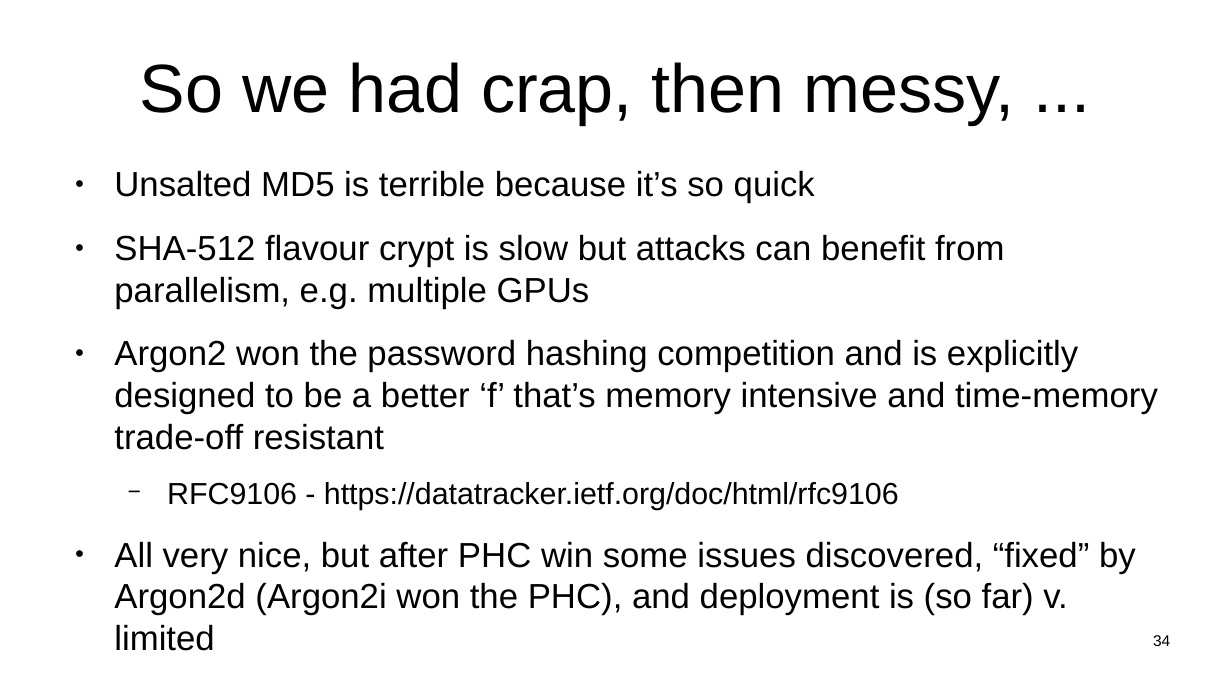
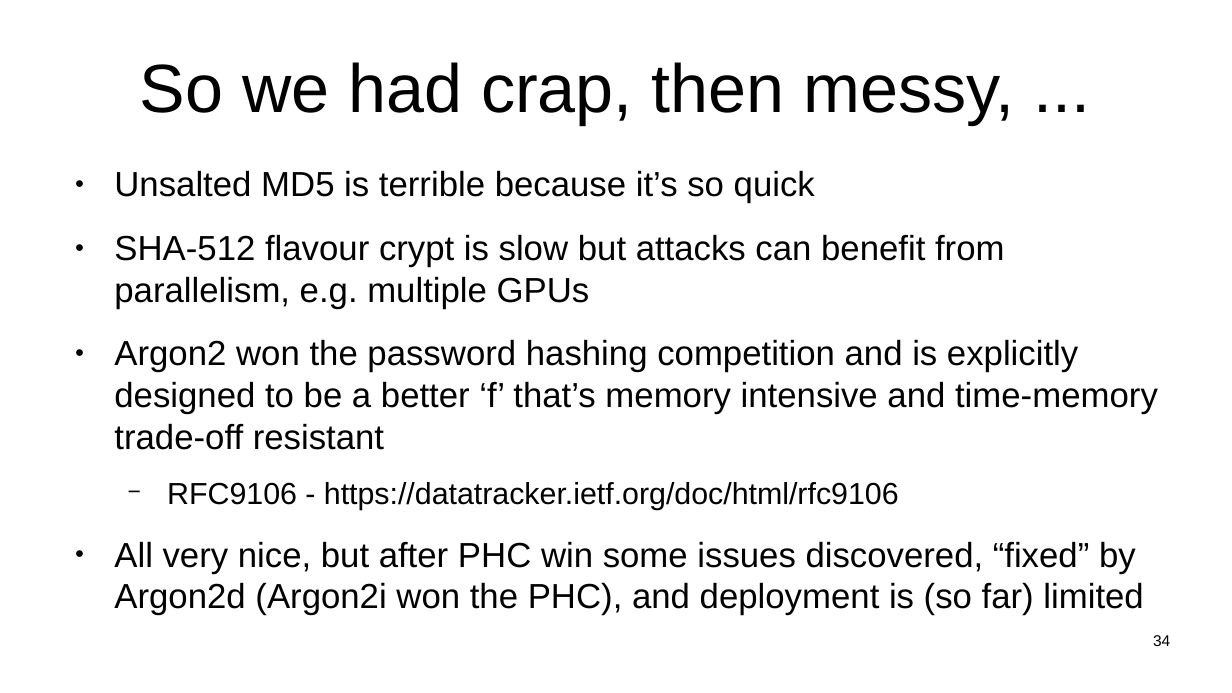
Before and after one commit to sftcd/witidtm, a slide deck: slide 34 of lectures/2022-2023/600-passwords.odp. Drawn at 1232x693 pixels with LibreOffice and Linux fonts; fonts in the diff are those of the drawing. Boxes give left, top, right and bottom in pixels: in the first picture for what was removed or moved away, otherwise in the second. Text is boxed around its words. In the diff, an @@ line names an element or a change of style, - is before the commit and + after.

```diff
--- a/lectures/2022-2023/600-passwords.odp
+++ b/lectures/2022-2023/600-passwords.odp
@@ text at box(114, 541, 1143, 615): text changed @@
-● All very nice, but after PHC win some issues discovered, “fixed” by Argon2d (Argon2i won the PHC), and deployment is (so far) v. limited
+● All very nice, but after PHC win some issues discovered, “fixed” by Argon2d (Argon2i won the PHC), and deployment is (so far) limited
```
Also in this commit, not shown: 1 other slide changed, 1 other file.
